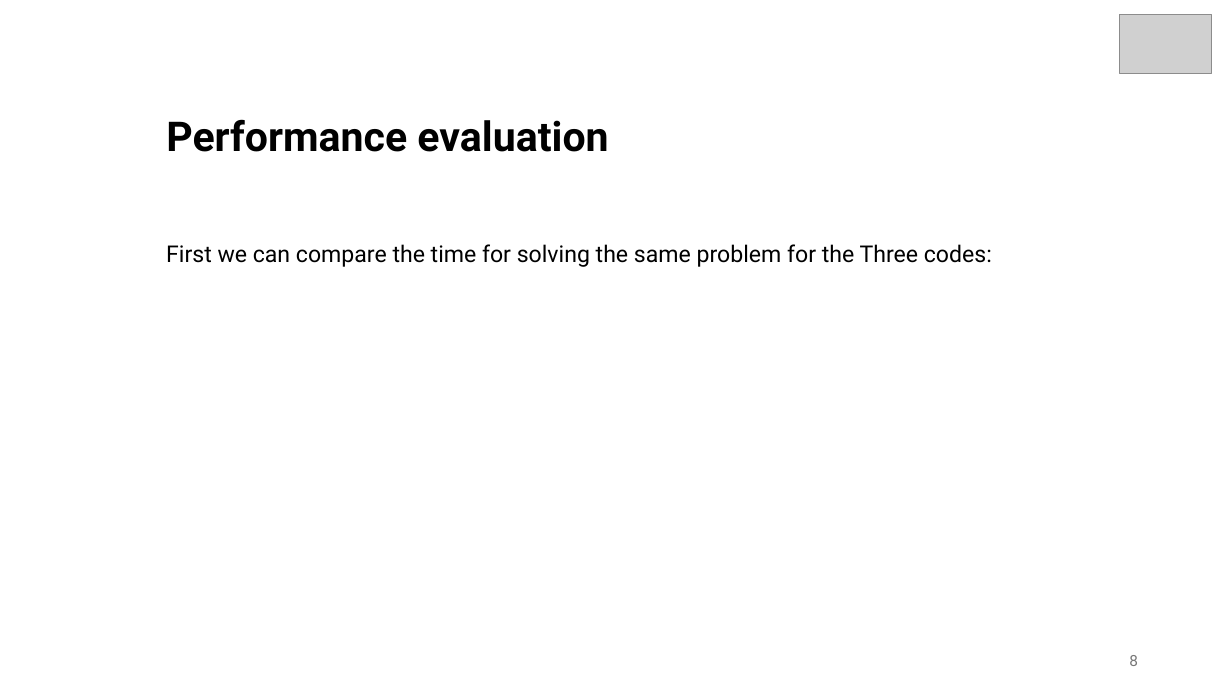
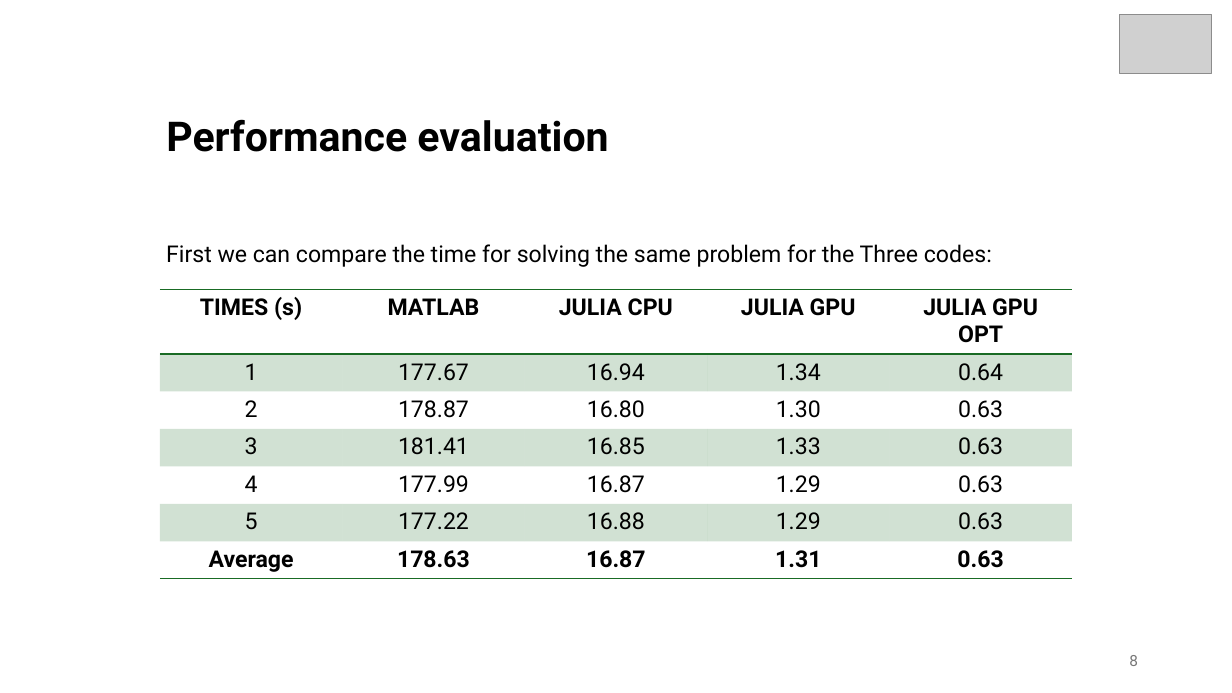
Before and after one commit to nunziogit/project_2D, a slide deck: slide 8 of presentation_Julia.pptx. Drawn at 1232x693 pixels with LibreOffice and Linux fonts; fonts in the diff are those of the drawing; grey boxes stand for pictures. Boxes give left, top, right and bottom in pixels: in the first picture for what was removed or moved away, otherwise in the second. Text is boxed around its words. In the diff, an @@ line names an element or a change of style, - is before the commit and + after.

```diff
--- a/presentation_Julia.pptx
+++ b/presentation_Julia.pptx
@@ table added at [160, 289, 1070, 576], 7 rows, 5 columns @@
+TIMES (s) | MATLAB | JULIA CPU | JULIA GPU | JULIA GPU OPT
+1 | 177.67 | 16.94 | 1.34 | 0.64
+2 | 178.87 | 16.80 | 1.30 | 0.63
+3 | 181.41 | 16.85 | 1.33 | 0.63
+4 | 177.99 | 16.87 | 1.29 | 0.63
+5 | 177.22 | 16.88 | 1.29 | 0.63
+Average | 178.63 | 16.87 | 1.31 | 0.63
```
Also in this commit, not shown: 1 other file.
